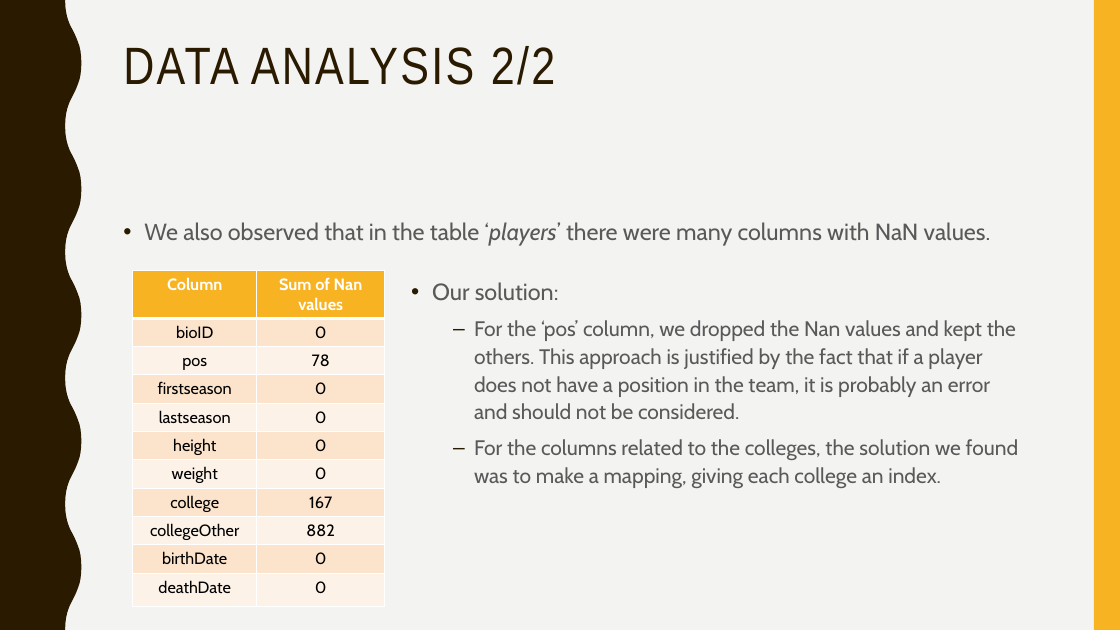
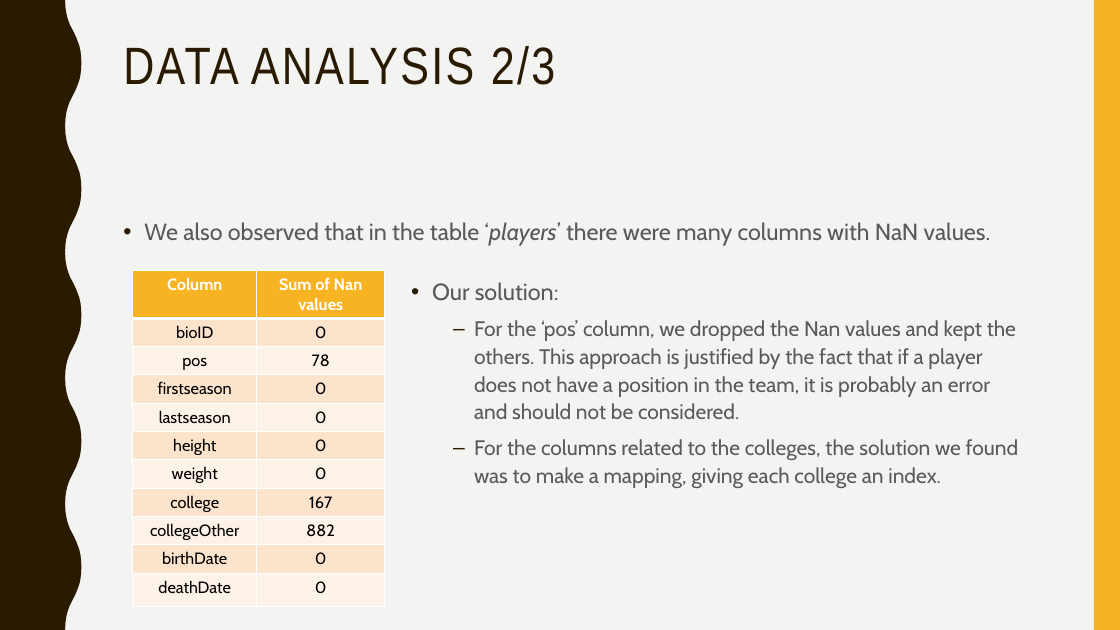
Before and after one commit to afs202005277/AC, a slide deck: slide 18 of ppt projeto.pptx (slide 16 before the commit). Drawn at 1120x630 pixels with LibreOffice and Linux fonts; fonts in the diff are those of the drawing. Boxes give left, top, right and bottom in pixels: in the first picture for what was removed or moved away, otherwise in the second. Text is boxed around its words. In the diff, an @@ line names an element or a change of style, - is before the commit and + after.

```diff
--- a/ppt projeto.pptx
+++ b/ppt projeto.pptx
@@ title at <box>123,46,555,85</box>: text changed @@
-DATA ANALYSIS 2/2
+DATA ANALYSIS 2/3
```
Also in this commit, not shown: 2 other slides changed, 3 slides added.
